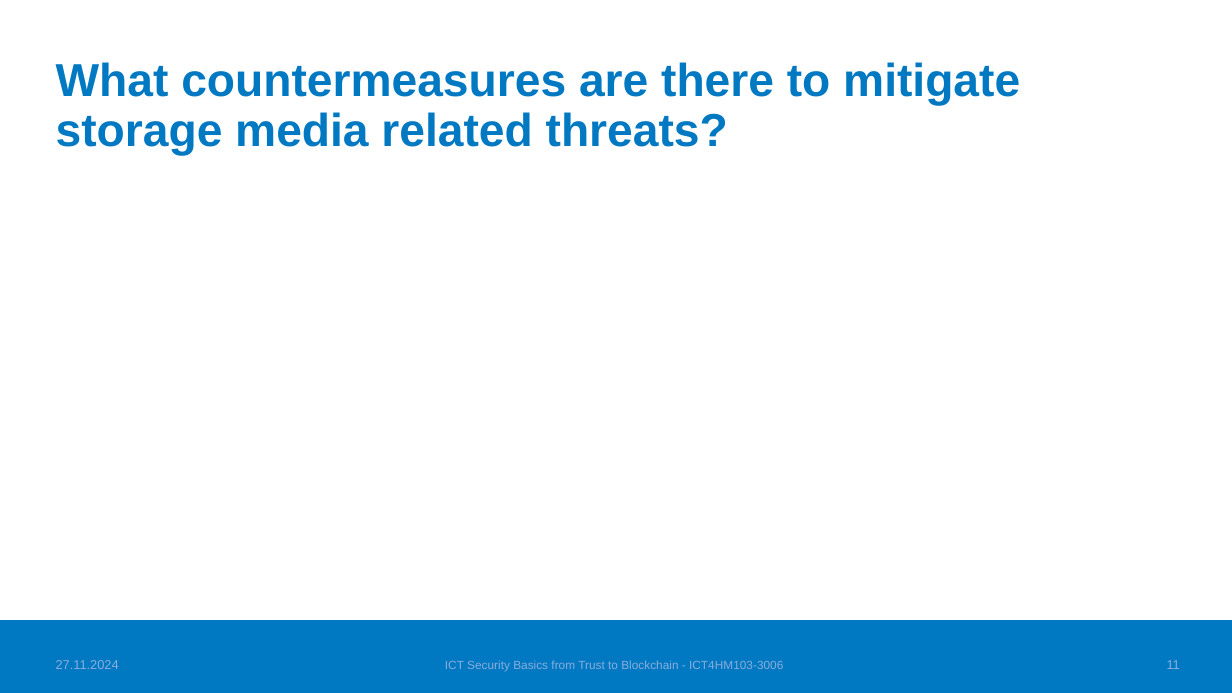
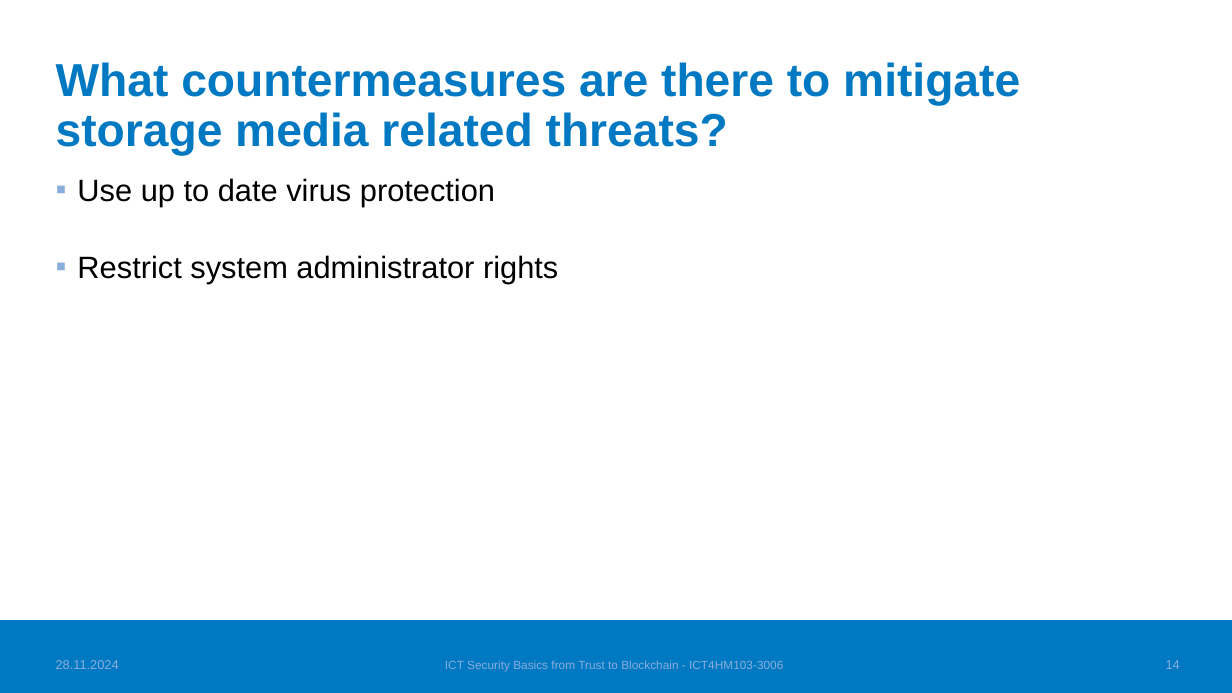
Before and after one commit to TatuE/Trust_to_Blockchain, a slide deck: slide 15 of class_presentation/Dont_trust_that_storage_medium.pptx (slide 12 before the commit). Drawn at 1232x693 pixels with LibreOffice and Linux fonts; fonts in the diff are those of the drawing; background and template pictures are left out. Boxes give left, top, right and bottom in pixels: in the first picture for what was removed or moved away, otherwise in the second. Text is boxed around its words. In the diff, an @@ line names an element or a change of style, - is before the commit and + after.

```diff
--- a/class_presentation/Dont_trust_that_storage_medium.pptx
+++ b/class_presentation/Dont_trust_that_storage_medium.pptx
@@ text added at (77, 178, 558, 283), 24 pt, text #000000 @@
+▪ Use up to date virus protection
+▪ Restrict system administrator rights
@@ text at (56, 660, 119, 669): text changed @@
-27.11.2024
+28.11.2024
@@ page number at (1166, 660, 1180, 669): text changed @@
-11
+14
```
Also in this commit, not shown: 12 other slides changed, 3 slides added, 2 other files.
